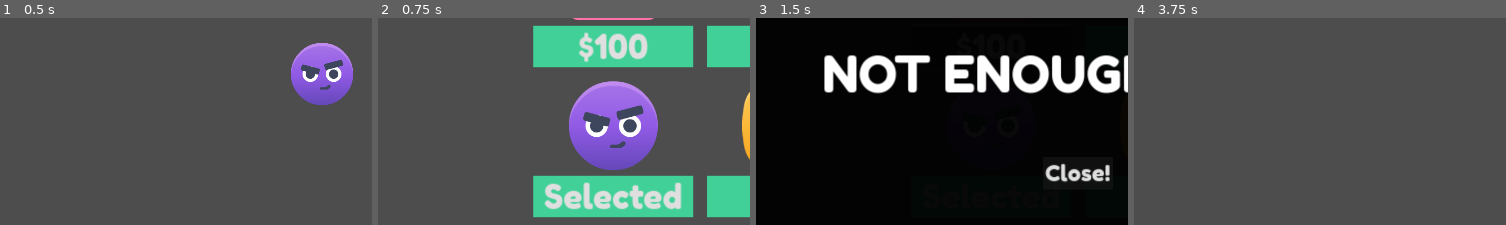
Above: before the commit, frames 1-4 (left to right).
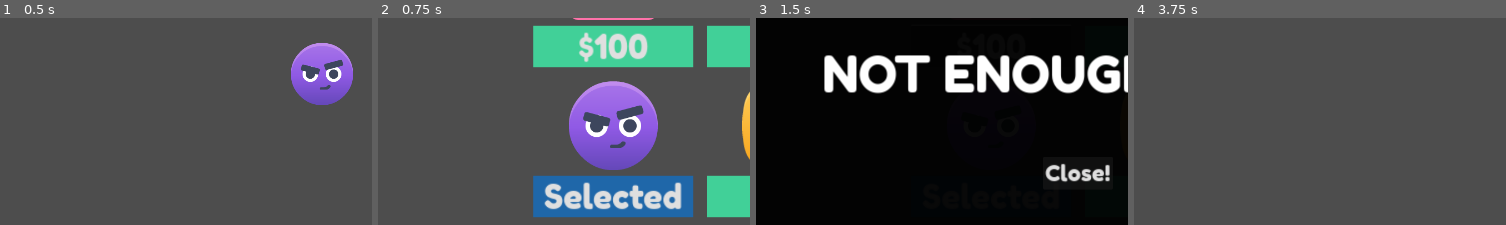
Above: after the commit, the same moments.

Repository: Abdulkader-Safi/in_game_currency_godot
Game: Godot game, scene res://Scenes/Main.tscn
Two runs of this game, one before a commit and one after it. Both use one fixed random seed, a clock stepped at 60 frames per second and the inputs below.
Inputs:
- Up to frame 1 (0.5 s): no input
- Up to frame 2 (0.75 s): click "Shop" at 0.5 s
- Up to frame 3 (1.5 s): click "$100" at 1.25 s
- Up to frame 4 (3.75 s): click "Selected" at 2 s; click "+" at 2.75 s; click "Shop" at 3.5 s
The pictures show only the part of the screen within x 10-60%, y 32-82%; the shares and areas given below are measured in that part.

Frame 1 is identical in both runs. In frame 2, 6.5% of the frame differs, in the area x 41-85%, y 76-97%; in frame 3, less than 0.1%; in frame 4, nothing differs.

Commit message:
Update button styles for bought and selected states in ShopWindow

Diff:
--- a/Scripts/shop_window.gd
+++ b/Scripts/shop_window.gd
@@ -1,6 +1,5 @@
 extends Window
 
-@export var buy_style: StyleBoxFlat = preload("res://Assets/Resources/buy_button_box_flat.tres")
 @export var bought_style: StyleBoxFlat = preload("res://Assets/Resources/bought_button_box_flat.tres")
 @export var selected_style: StyleBoxFlat = preload("res://Assets/Resources/selected_button_box_flat.tres")
 
@@ -34,6 +33,7 @@
 
 	elif button.text == "Bought":
 		Global.data['selected_player_index'] = button_index
+		buy_buttons[Global.data['selected_player_index']].set('theme_override_styles/normal', selected_style)
 		get_parent().get_node("Player").update_player_sprite()
 
 	update_button()
@@ -47,10 +47,13 @@
 	for i in range(Global.data['items'].size()):
 		if Global.data['items'].values()[i]:
 			buy_buttons[i].text = "Bought"
+			buy_buttons[i].set('theme_override_styles/normal', bought_style)
 			# buy_buttons[i].disabled = true
 
 func set_selected_player_button():
 	buy_buttons[Global.data['selected_player_index']].text = "Selected"
+	buy_buttons[Global.data['selected_player_index']].set('theme_override_styles/normal', selected_style)
+	get_parent().get_node("Player").update_player_sprite()
 
 func _on_increase_coin_button_pressed():
 	Global.data["coins"] += 100
